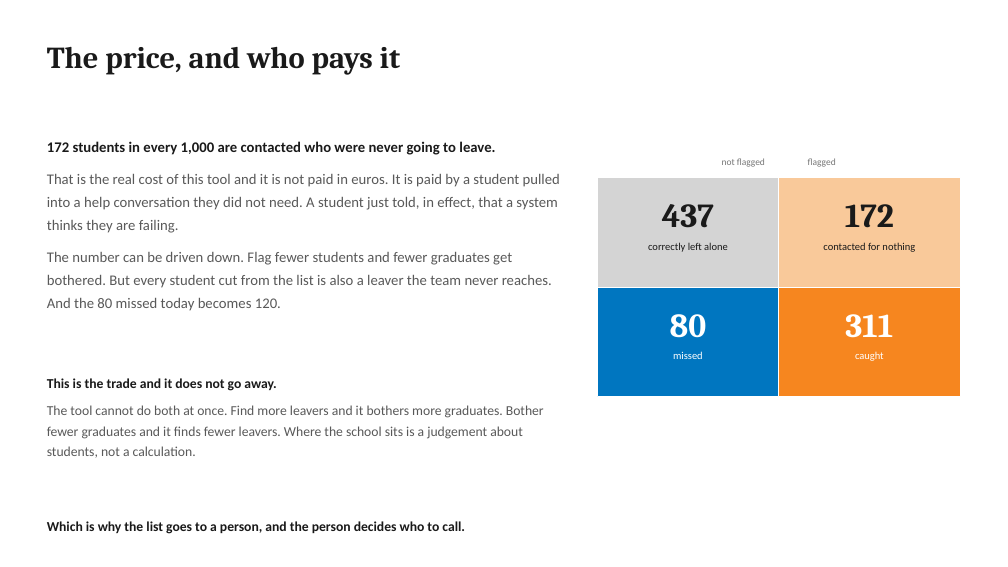
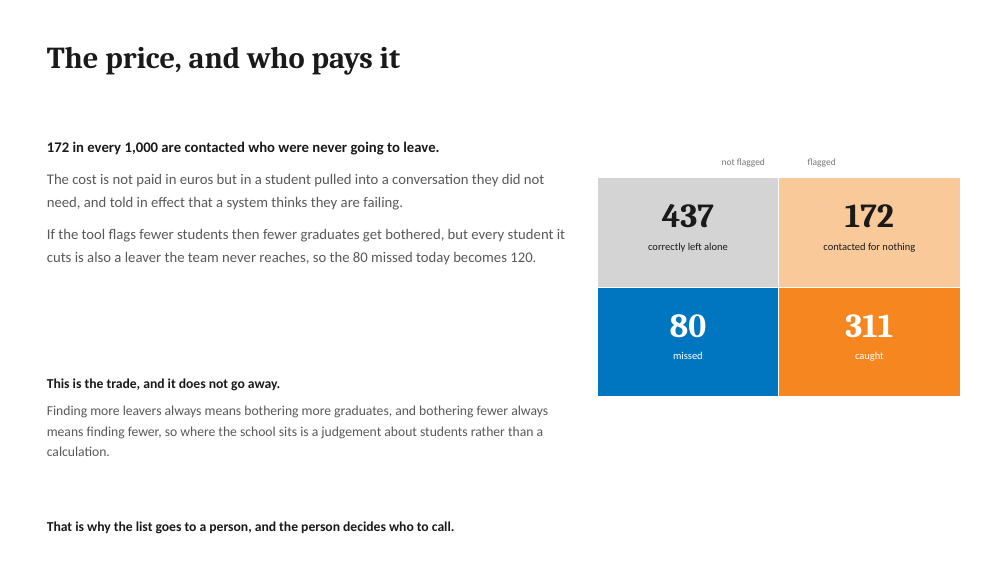
Before and after one commit to jeryldev/pgdaiml-capstone, a slide deck: slide 6 of presentations/business.pptx. Drawn at 1008x567 pixels with LibreOffice and Linux fonts; fonts in the diff are those of the drawing. Boxes give left, top, right and bottom in pixels: in the first picture for what was removed or moved away, otherwise in the second. Text is boxed around its words. In the diff, an @@ line names an element or a change of style, - is before the commit and + after.

```diff
--- a/presentations/business.pptx
+++ b/presentations/business.pptx
@@ text at (x1=47, y1=141, x2=565, y2=265): text changed @@
-172 students in every 1,000 are contacted who were never going to leave.
-That is the real cost of this tool and it is not paid in euros. It is paid by a student pulled into a help conversation they did not need. A student just told, in effect, that a system thinks they are failing.
-The number can be driven down. Flag fewer students and fewer graduates get bothered. But every student cut from the list is also a leaver the team never reaches. And the 80 missed today becomes 120.
+172 in every 1,000 are contacted who were never going to leave.
+The cost is not paid in euros but in a student pulled into a conversation they did not need, and told in effect that a system thinks they are failing.
+If the tool flags fewer students then fewer graduates get bothered, but every student it cuts is also a leaver the team never reaches, so the 80 missed today becomes 120.
@@ text at (x1=47, y1=378, x2=548, y2=456): text changed @@
-This is the trade and it does not go away.
-The tool cannot do both at once. Find more leavers and it bothers more graduates. Bother fewer graduates and it finds fewer leavers. Where the school sits is a judgement about students, not a calculation.
+This is the trade, and it does not go away.
+Finding more leavers always means bothering more graduates, and bothering fewer always means finding fewer, so where the school sits is a judgement about students rather than a calculation.
@@ text at (x1=47, y1=521, x2=455, y2=534): text changed @@
-Which is why the list goes to a person, and the person decides who to call.
+That is why the list goes to a person, and the person decides who to call.
```
Also in this commit, not shown: 8 other slides changed, 9 other files.
